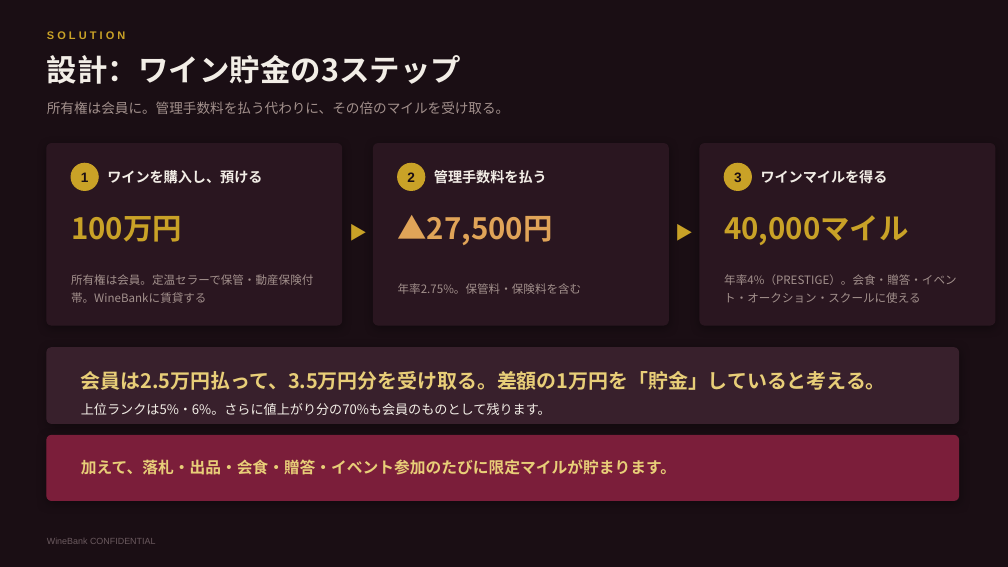
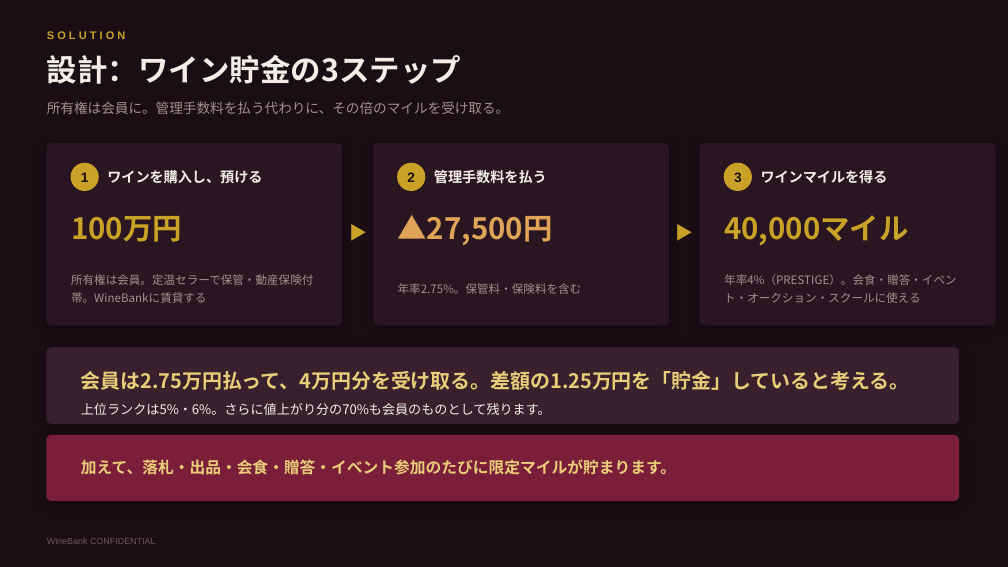
Before and after one commit to nakano-winebank/wine-auction, a slide deck: slide 10 of 提案資料/WineBank_ワインマイル経済圏構想.pptx. Drawn at 1008x567 pixels with LibreOffice and Linux fonts; fonts in the diff are those of the drawing. Boxes give left, top, right and bottom in pixels: in the first picture for what was removed or moved away, otherwise in the second. Text is boxed around its words. In the diff, an @@ line names an element or a change of style, - is before the commit and + after.

```diff
--- a/提案資料/WineBank_ワインマイル経済圏構想.pptx
+++ b/提案資料/WineBank_ワインマイル経済圏構想.pptx
@@ text at [81,371,909,390]: text changed @@
-会員は2.5万円払って、3.5万円分を受け取る。差額の1万円を「貯金」していると考える。
+会員は2.75万円払って、4万円分を受け取る。差額の1.25万円を「貯金」していると考える。
```
Also in this commit, not shown: 2 other slides changed, 4 other files.
